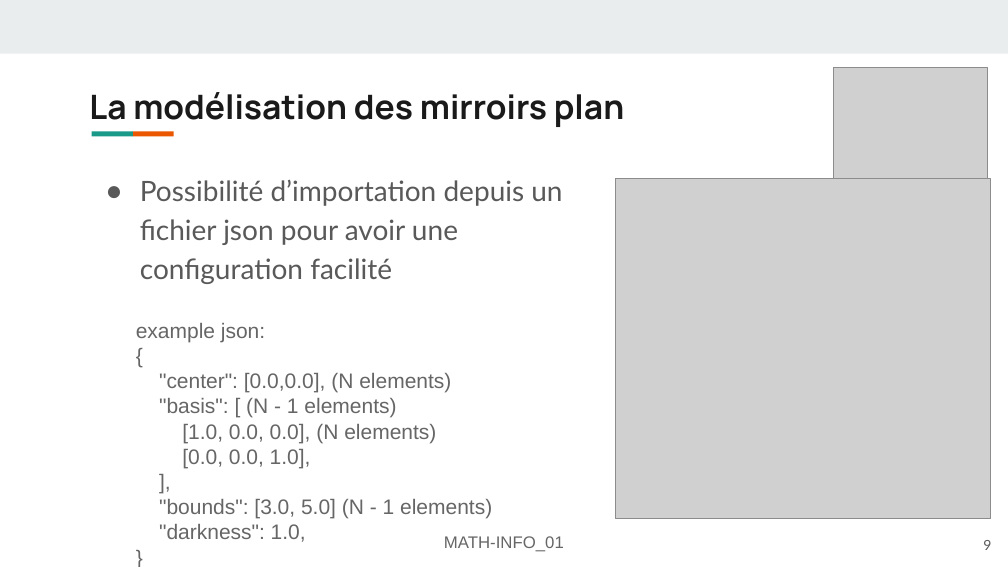
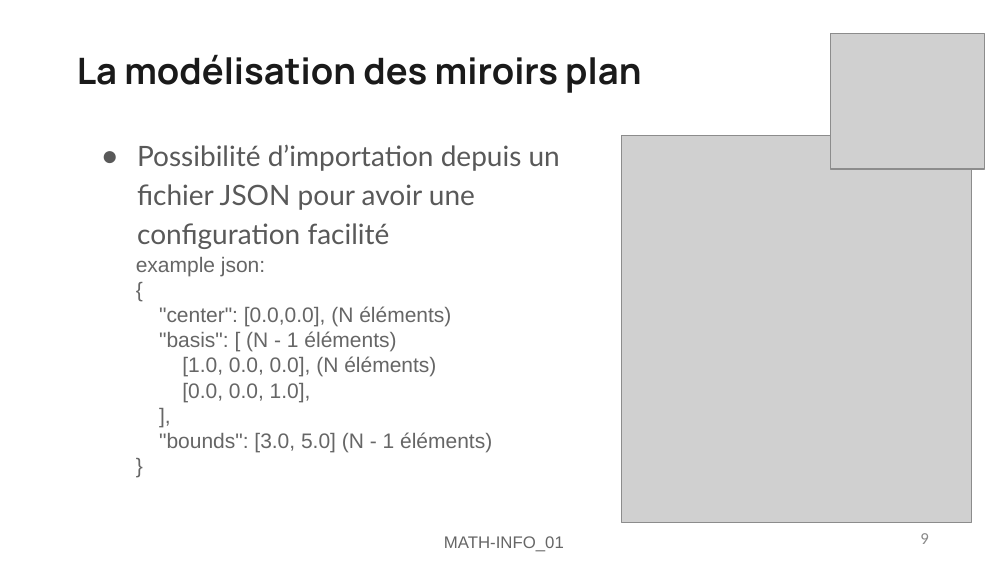
Before and after one commit to FlashOnFire/MirrorVerse, a slide deck: slide 9 of project_managment/MATH-INFO_01-mirror-verse.odp. Drawn at 1008x567 pixels with LibreOffice and Linux fonts; fonts in the diff are those of the drawing; grey boxes stand for pictures. Boxes give left, top, right and bottom in pixels: in the first picture for what was removed or moved away, otherwise in the second. Text is boxed around its words. In the diff, an @@ line names an element or a change of style, - is before the commit and + after.

```diff
--- a/project_managment/MATH-INFO_01-mirror-verse.odp
+++ b/project_managment/MATH-INFO_01-mirror-verse.odp
@@ rectangle removed at <box>0,0,1008,53</box> @@
@@ title at <box>77,54,641,93</box>: text changed; size 24.1 to 26 pt @@
-La modélisation des mirroirs plan
+La modélisation des miroirs plan
@@ picture: place and size @@
-picture at <box>834,68,988,178</box>
+picture at <box>831,33,985,169</box>
@@ rectangle removed at <box>92,131,133,136</box> @@
@@ rectangle removed at <box>132,131,173,136</box> @@
@@ text at <box>137,145,560,249</box>: text changed @@
-● Possibilité d’importation depuis un fichier json pour avoir une configuration facilité
+● Possibilité d’importation depuis un fichier JSON pour avoir une configuration facilité
@@ picture: place and size @@
-picture at <box>615,178,990,519</box>
+picture at <box>622,135,972,522</box>
@@ text "example json:": place and size @@
-text "example json:" at <box>136,323,492,542</box>
+text "example json:" at <box>136,257,492,453</box>
@@ text at <box>159,306,451,377</box>: text changed @@
-"center": [0.0,0.0], (N elements)
-"basis": [ (N - 1 elements)
-[1.0, 0.0, 0.0], (N elements)
+"center": [0.0,0.0], (N éléments)
+"basis": [ (N - 1 éléments)
+[1.0, 0.0, 0.0], (N éléments)
@@ text at <box>159,432,492,453</box>: text changed @@
-"bounds": [3.0, 5.0] (N - 1 elements)
-"darkness": 1.0,
+"bounds": [3.0, 5.0] (N - 1 éléments)
@@ page number: place and size @@
-page number at <box>983,540,991,550</box>
+page number at <box>920,533,928,544</box>
@@ page number at <box>920,533,928,544</box>: size 10 to 12 pt, font Lato to Calibri, text colour #595959 to #898989 @@
```
Also in this commit, not shown: 8 other slides changed, 1 slide added, 1 slide removed, 2 other files.
